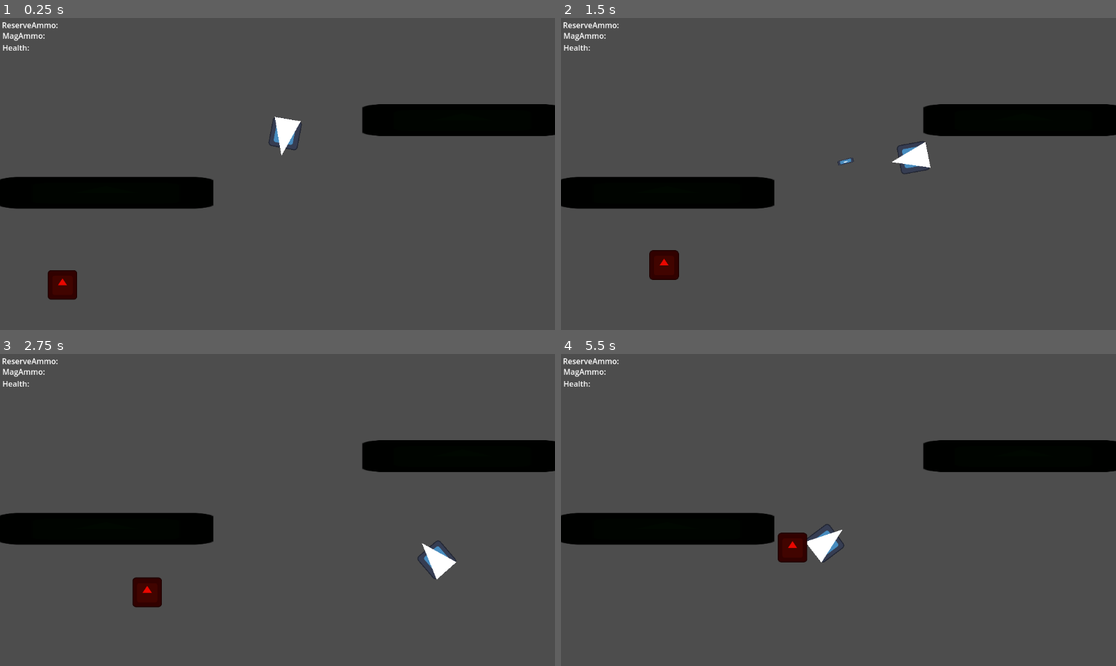
Above: before the commit, frames 1-4 (two rows, left to right).
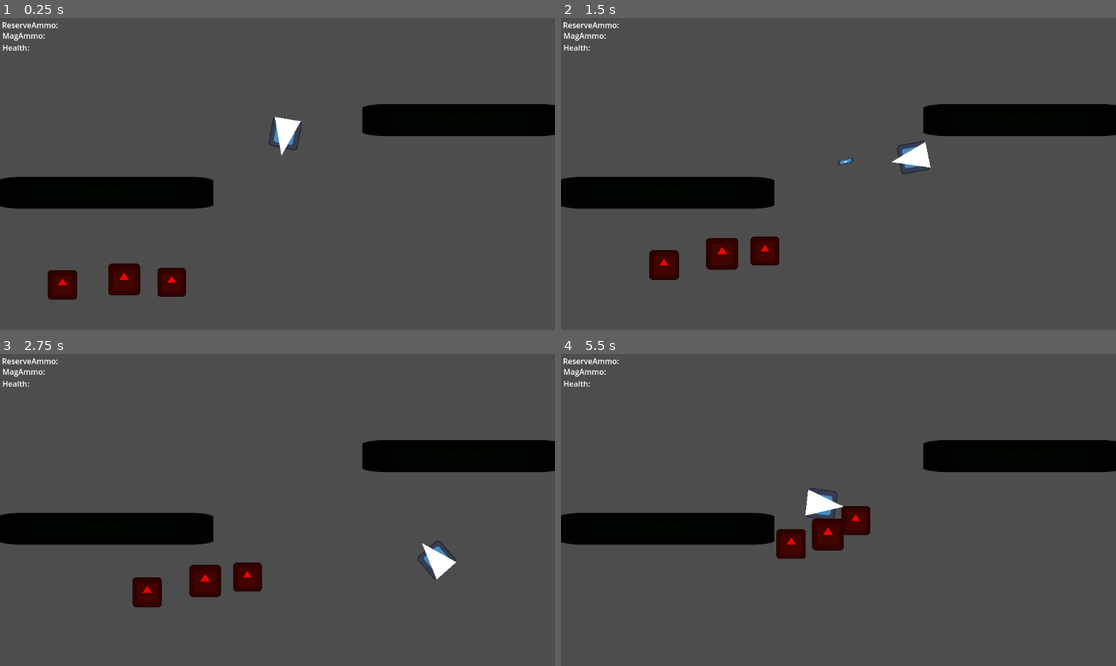
Above: after the commit, the same moments.

Repository: TheWhiteWolf0/Shooter-Game
Game: Godot game, scene res://Scenes/test_scence.tscn
Two runs of this game, one before a commit and one after it. Both use one fixed random seed, a clock stepped at 60 frames per second and the inputs below. This scene is started directly instead of the project's main scene. The engine's default icon, where the game draws it, is replaced by a stand-in: a white triangle on a blue panel in a dark square.
Inputs (mouse positions are in pixels of both pictures, inside the frame that each line leads up to):
- Up to frame 1 (0.25 s): no input
- Up to frame 2 (1.5 s): move the mouse to (960, 158) at 0.52 s; hold D (Right) 0.53-1.28 s; click (960, 158) at 0.6 s; move the mouse to (727, 189) at 1.27 s; hold S (Down) from 1.28 s (still down); click (727, 189) at 1.35 s
- Up to frame 3 (2.75 s): move the mouse to (333, 441) at 2.02 s; release S (Down) at 2.03 s; hold D (Right) from 2.03 s (still down); click (333, 441) at 2.1 s
- Up to frame 4 (5.5 s): move the mouse to (810, 572) at 2.77 s; release D (Right) at 2.78 s; hold W (Up) 2.78-3.53 s; click (810, 572) at 2.85 s; move the mouse to (1005, 556) at 3.52 s; hold A (Left) 3.53-5.03 s; click (1005, 556) at 3.6 s; move the mouse to (672, 463) at 4.27 s; click (672, 463) at 4.35 s; move the mouse to (866, 510) at 5.02 s; hold S (Down) from 5.03 s (still down); click (866, 510) at 5.1 s

The runs differ from the first frame. In frame 1, 1.1% of the frame differs, in the area x 19-34%, y 78-90%; in frame 2, 1.1%; in frame 3, 1.1%; in frame 4, 1.7%, in the area x 38-56%, y 42-67%.

Commit message:
Enemy(Chase) tweaked
I'M TWEAKING

Diff:
--- a/shootergame/Scenes/test_scence.tscn
+++ b/shootergame/Scenes/test_scence.tscn
@@ -53,3 +53,13 @@
 position = Vector2(114, 562)
 scale = Vector2(0.48, 0.48)
 target_to_chase = NodePath("../Player")
+
+[node name="Enemy(Chase)2" parent="." node_paths=PackedStringArray("target_to_chase") instance=ExtResource("3_ud2or")]
+position = Vector2(244, 554)
+scale = Vector2(0.518049, 0.518049)
+target_to_chase = NodePath("../Player")
+
+[node name="Enemy(Chase)3" parent="." node_paths=PackedStringArray("target_to_chase") instance=ExtResource("3_ud2or")]
+position = Vector2(346, 563)
+scale = Vector2(0.467166, 0.467166)
+target_to_chase = NodePath("../Player")
--- a/shootergame/Scripts/Enemy(Chase).gd
+++ b/shootergame/Scripts/Enemy(Chase).gd
@@ -17,7 +17,18 @@
 
 const SPEED = 75
 
+#func _ready() -> void:
+	#set_physics_process(false)
+	#call_deferred("_wait_for_physics()")
+
+#func _wait_for_physics():
+	#await get_tree().physics_frame
+	#set_physics_process(true)
+
 func _physics_process(delta: float) -> void:
+	#if navigation_agent_2d.is_navigation_finished() \
+	#and target_to_chase.global_position == navigation_agent_2d.target_position:
+	#	return
 	navigation_agent_2d.target_position = target_to_chase.global_position
 	velocity = global_position.direction_to(navigation_agent_2d.get_next_path_position()) * SPEED
 	move_and_slide()
